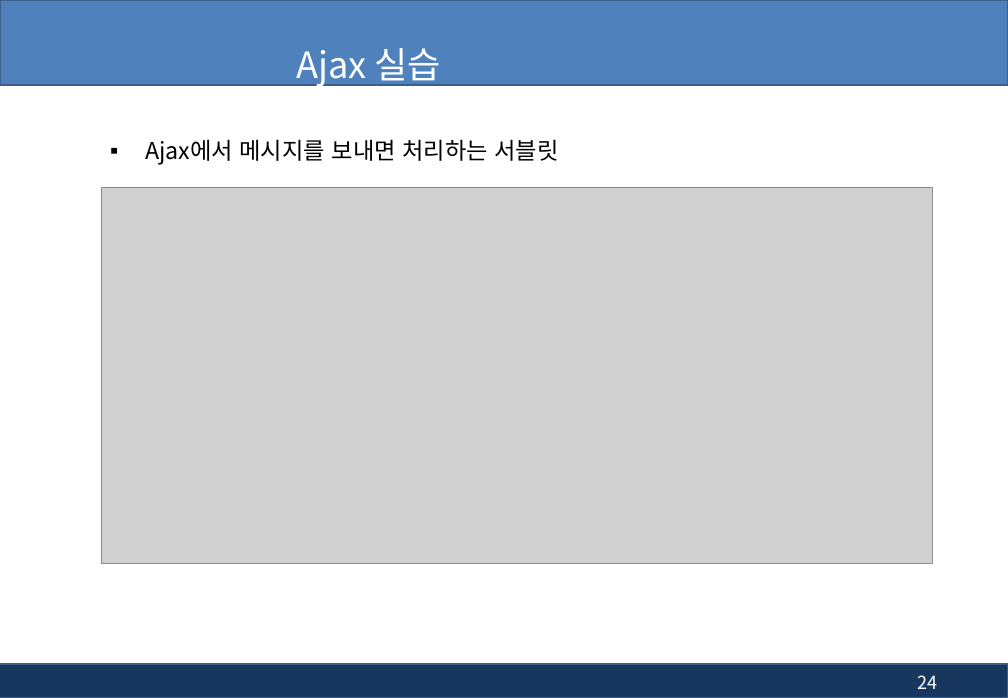
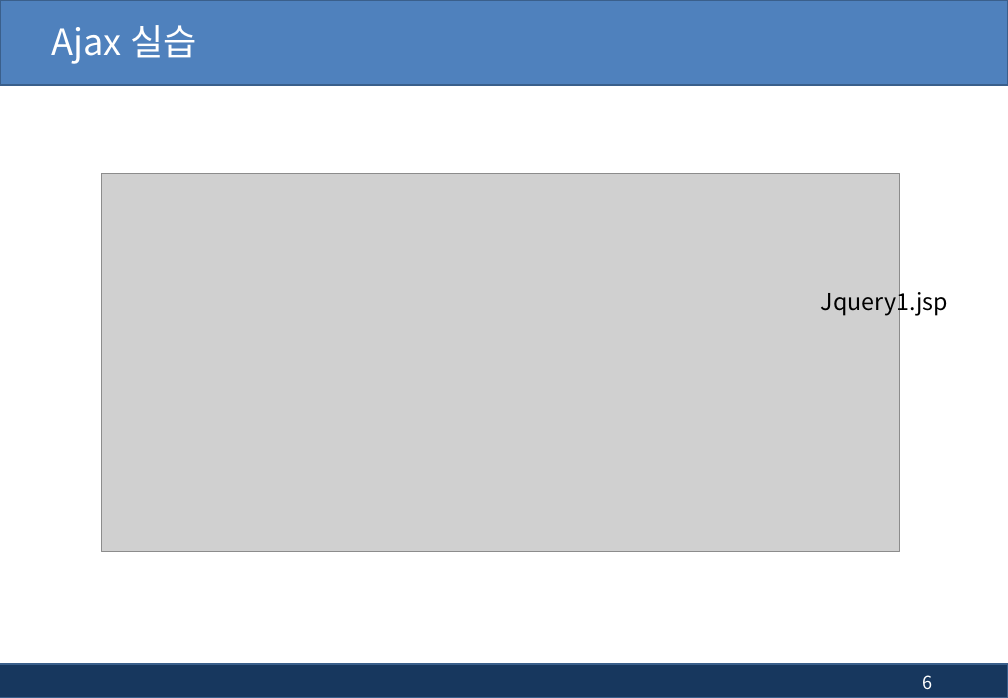
Before and after one commit to kiyongee2/green_project_web, a slide deck: slide 6 of jsp_ppt/13장. jsp - 부트스트랩(Bootstrap), Ajax.pptx (slide 24 before the commit). Drawn at 1008x698 pixels with LibreOffice and Linux fonts; fonts in the diff are those of the drawing; grey boxes stand for pictures; background and template pictures are left out. Boxes give left, top, right and bottom in pixels: in the first picture for what was removed or moved away, otherwise in the second. Text is boxed around its words. In the diff, an @@ line names an element or a change of style, - is before the commit and + after.

Commit message:
ajax

```diff
--- a/jsp_ppt/13장. jsp - 부트스트랩(Bootstrap), Ajax.pptx
+++ b/jsp_ppt/13장. jsp - 부트스트랩(Bootstrap), Ajax.pptx
@@ title "Ajax 실습": place and size @@
-title "Ajax 실습" at box(296, 48, 442, 87)
+title "Ajax 실습" at box(52, 25, 197, 64)
@@ title "Ajax 실습" at box(52, 25, 197, 64): alignment centre to left @@
@@ text removed at box(145, 139, 558, 165) @@
-▪ Ajax에서 메시지를 보내면 처리하는 서블릿
@@ picture: place and size @@
-picture at box(101, 188, 934, 564)
+picture at box(101, 173, 900, 552)
@@ text added at box(821, 287, 948, 317), 18 pt, text #000000 @@
+Jquery1.jsp
@@ page number at box(923, 675, 933, 690): text changed @@
-24
+6
```
Also in this commit, not shown: 5 other slides changed, 3 slides added, 9 slides removed, 1 other file.
